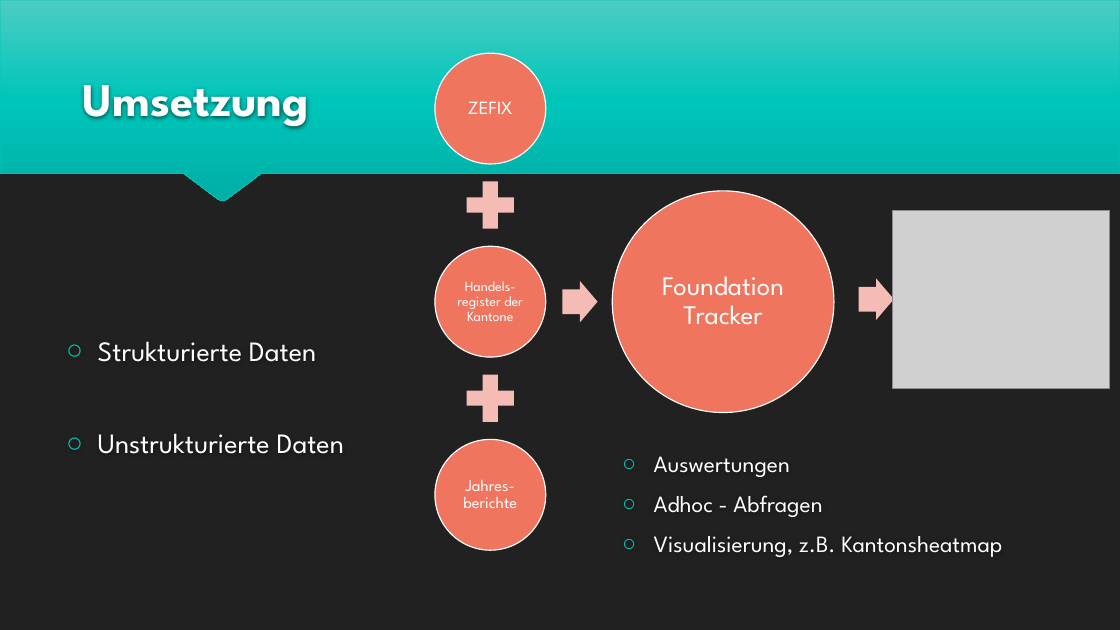
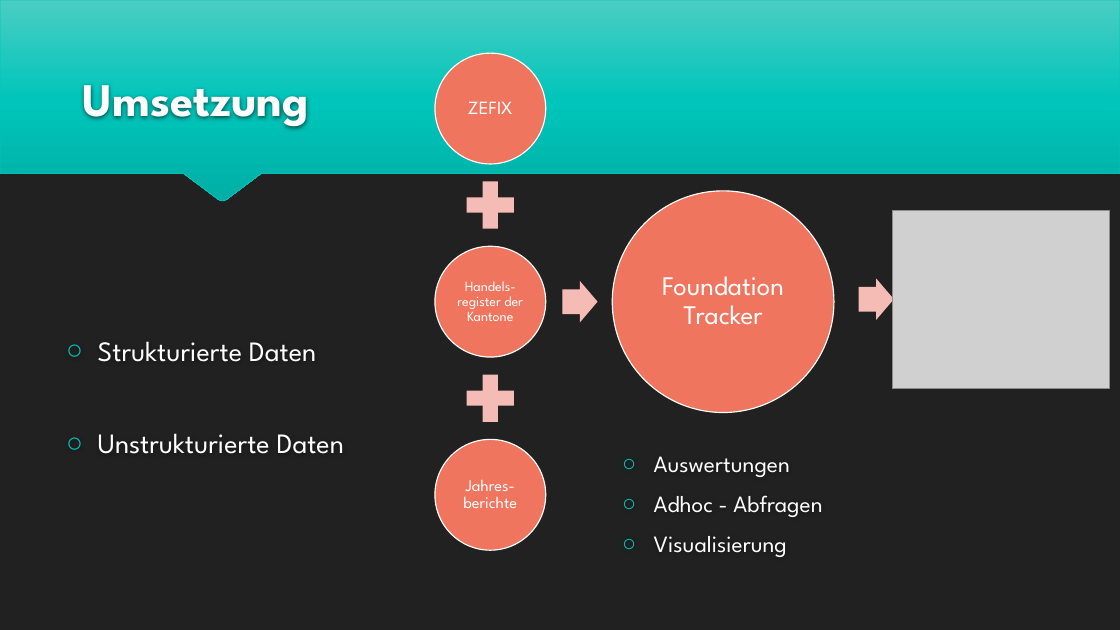
Before and after one commit to benwasd/baernhaeckt18, a slide deck: slide 4 of Foundation Tracker.pptx. Drawn at 1120x630 pixels with LibreOffice and Linux fonts; fonts in the diff are those of the drawing; grey boxes stand for pictures. Boxes give left, top, right and bottom in pixels: in the first picture for what was removed or moved away, otherwise in the second. Text is boxed around its words. In the diff, an @@ line names an element or a change of style, - is before the commit and + after.

```diff
--- a/Foundation Tracker.pptx
+++ b/Foundation Tracker.pptx
@@ text at [654, 536, 787, 557]: text changed @@
-○ Visualisierung, z.B. Kantonsheatmap
+○ Visualisierung
```
Also in this commit, not shown: 3 other slides changed.
